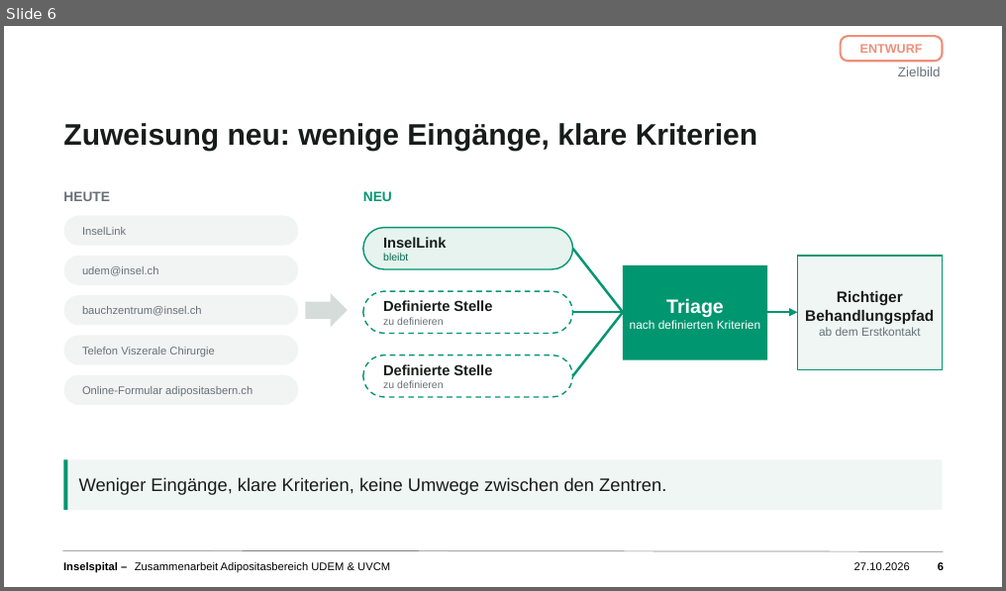
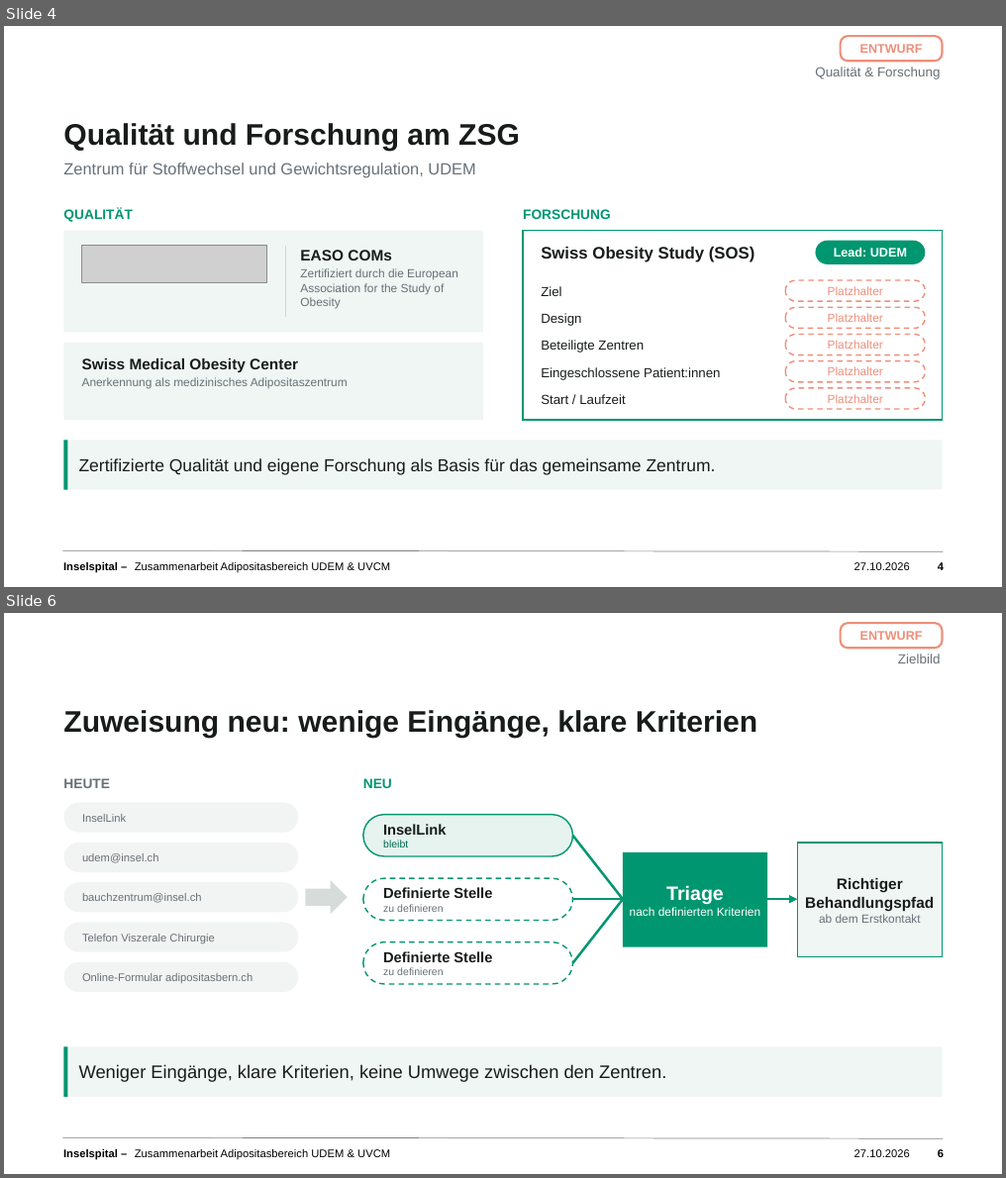
Before and after one commit to salmonplnk/Masterarbeit, a slide deck: praesentation/Zusammenarbeit_Adipositas_UDEM_UVCM_Entwurf.pptx. Shown one above the other, each under a label of ours: slide 6 before the commit, slides 4 and 6 after it; the slides between them are not shown. The pictures are 1006x591 and 1006x1178 pixels, drawn with LibreOffice and Linux fonts; fonts in the diff are those of the drawing; grey boxes stand for pictures; background and template pictures are left out. Boxes give left, top, right and bottom in pixels: in the first picture for what was removed or moved away, otherwise in the second. Text is boxed around its words. In the diff, an @@ line names an element or a change of style, - is before the commit and + after.

```diff
--- a/praesentation/Zusammenarbeit_Adipositas_UDEM_UVCM_Entwurf.pptx
+++ b/praesentation/Zusammenarbeit_Adipositas_UDEM_UVCM_Entwurf.pptx
@@ slide 4 added at [4, 26, 1002, 587], background #FFFFFF; not listed: 2 template elements that a slide beside it also shows @@
@@ rounded rectangle added at [841, 36, 943, 61], fill #FFFFFF, outline #EE8F7A 1.5 pt, 9 pt, text #EE8F7A, bold @@
+ENTWURF
@@ text added at [815, 67, 940, 79], 9.6 pt, text #677078 @@
+Qualität & Forschung
@@ text added at [63, 123, 520, 152], 21.5 pt, text #171C1B, bold @@
+Qualität und Forschung am ZSG
@@ text added at [63, 163, 475, 178], 11.7 pt, text #677078 @@
+Zentrum für Stoffwechsel und Gewichtsregulation, UDEM
@@ text added at [63, 208, 133, 222], 9.8 pt, text #009670, bold @@
+QUALITÄT
@@ rectangle added at [63, 231, 483, 332], fill #F0F6F3 @@
@@ text added at [523, 209, 611, 219], 9.8 pt, text #009670, bold @@
+FORSCHUNG
@@ rectangle added at [523, 231, 943, 420], fill #FFFFFF, outline #009670 1 pt @@
@@ picture added at [82, 246, 266, 283] @@
@@ line added from (285, 246) to (285, 317), #CFD8D5 1 pt @@
@@ text added at [300, 250, 458, 309], 8.5 pt, text #677078 @@
+EASO COMs
+Zertifiziert durch die European Association for the Study of Obesity
@@ text added at [541, 247, 755, 263], 12 pt, text #171C1B, bold @@
+Swiss Obesity Study (SOS)
@@ rounded rectangle added at [816, 241, 925, 265], fill #009670, 9 pt, text #FFFFFF, bold @@
+Lead: UDEM
@@ text added at [541, 286, 561, 296], 9.5 pt, text #171C1B @@
+Ziel
@@ rounded rectangle added at [785, 280, 925, 301], fill #FFFFFF, outline #EE8F7A 1 pt dashed, 8.5 pt, text #EE8F7A @@
+Platzhalter
@@ text added at [541, 313, 581, 326], 9.5 pt, text #171C1B @@
+Design
@@ rounded rectangle added at [785, 307, 925, 328], fill #FFFFFF, outline #EE8F7A 1 pt dashed, 8.5 pt, text #EE8F7A @@
+Platzhalter
@@ rectangle added at [63, 343, 483, 420], fill #F0F6F3 @@
@@ text added at [541, 340, 644, 353], 9.5 pt, text #171C1B @@
+Beteiligte Zentren
@@ rounded rectangle added at [785, 334, 925, 356], fill #FFFFFF, outline #EE8F7A 1 pt dashed, 8.5 pt, text #EE8F7A @@
+Platzhalter
@@ text added at [82, 359, 348, 389], 8.5 pt, text #677078 @@
+Swiss Medical Obesity Center
+Anerkennung als medizinisches Adipositaszentrum
@@ text added at [541, 368, 720, 380], 9.5 pt, text #171C1B @@
+Eingeschlossene Patient:innen
@@ rounded rectangle added at [785, 362, 925, 382], fill #FFFFFF, outline #EE8F7A 1 pt dashed, 8.5 pt, text #EE8F7A @@
+Platzhalter
@@ text added at [541, 394, 625, 404], 9.5 pt, text #171C1B @@
+Start / Laufzeit
@@ rounded rectangle added at [785, 388, 925, 409], fill #FFFFFF, outline #EE8F7A 1 pt dashed, 8.5 pt, text #EE8F7A @@
+Platzhalter
@@ rectangle added at [63, 440, 943, 490], fill #F0F6F3 @@
@@ rectangle added at [63, 440, 68, 490], fill #009670 @@
@@ text added at [79, 459, 716, 475], 12.5 pt, text #171C1B @@
+Zertifizierte Qualität und eigene Forschung als Basis für das gemeinsame Zentrum.
@@ text added at [135, 563, 390, 572], 8 pt, text #000000 @@
+Zusammenarbeit Adipositasbereich UDEM & UVCM
@@ text added at [854, 563, 910, 570], 8 pt, text #000000 @@
+27.10.2026
@@ page number added at [938, 563, 944, 570], 8 pt, text #000000, bold @@
+4
```
Also in this commit, not shown: 5 slides changed, 2 other slides added.
